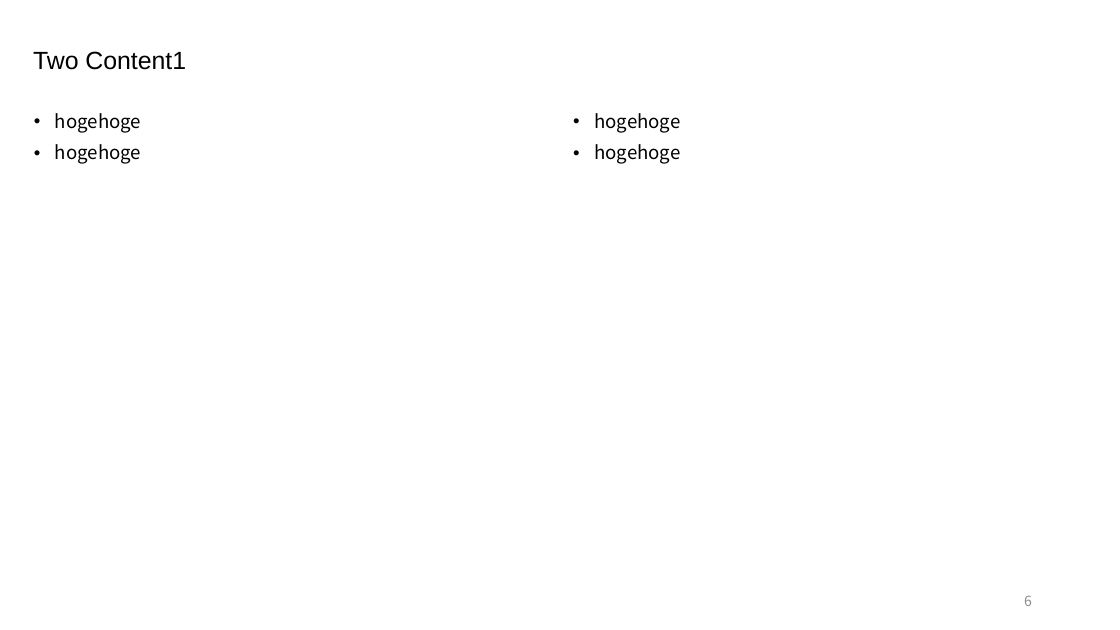
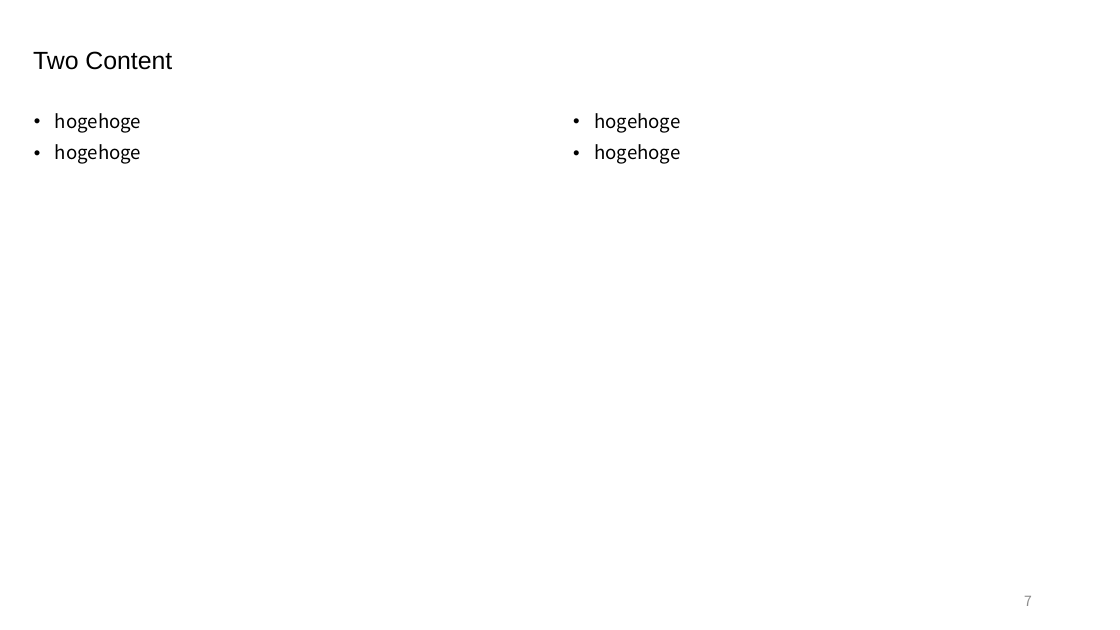
Before and after one commit to akmiccom/pandoc_test, a slide deck: slide 7 of pp/hoge.pptx (slide 6 before the commit). Drawn at 1120x630 pixels with LibreOffice and Linux fonts; fonts in the diff are those of the drawing; background and template pictures are left out. Boxes give left, top, right and bottom in pixels: in the first picture for what was removed or moved away, otherwise in the second. Text is boxed around its words. In the diff, an @@ line names an element or a change of style, - is before the commit and + after.

```diff
--- a/pp/hoge.pptx
+++ b/pp/hoge.pptx
@@ title at (x1=33, y1=51, x2=172, y2=70): text changed @@
-Two Content1
+Two Content
@@ page number at (x1=1024, y1=596, x2=1032, y2=606): text changed @@
-6
+7
```
Also in this commit, not shown: 1 other slide changed, 1 other file.
